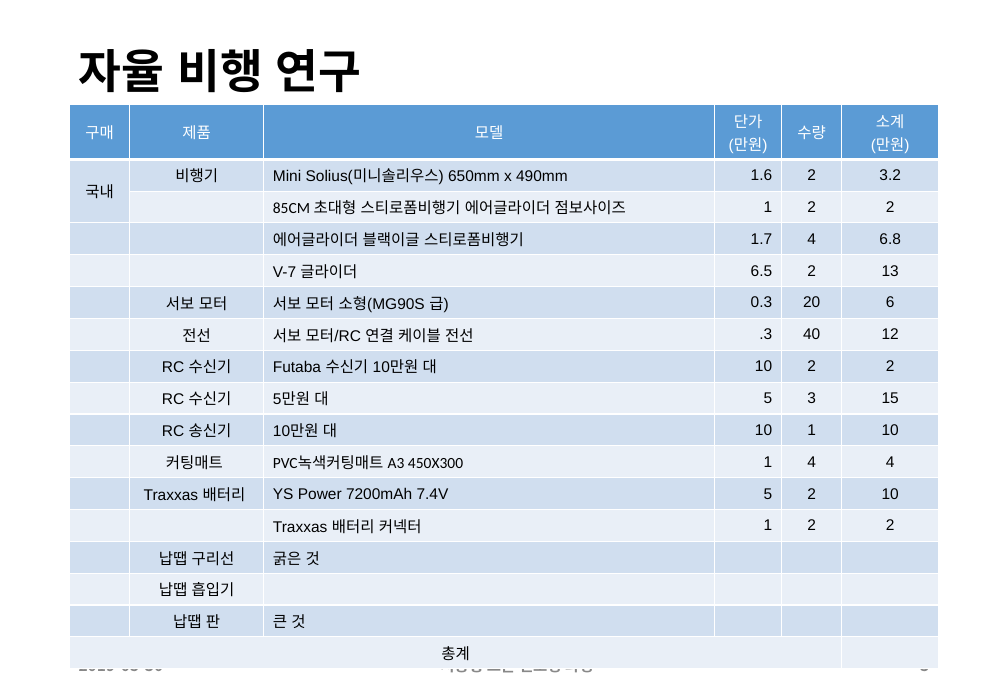
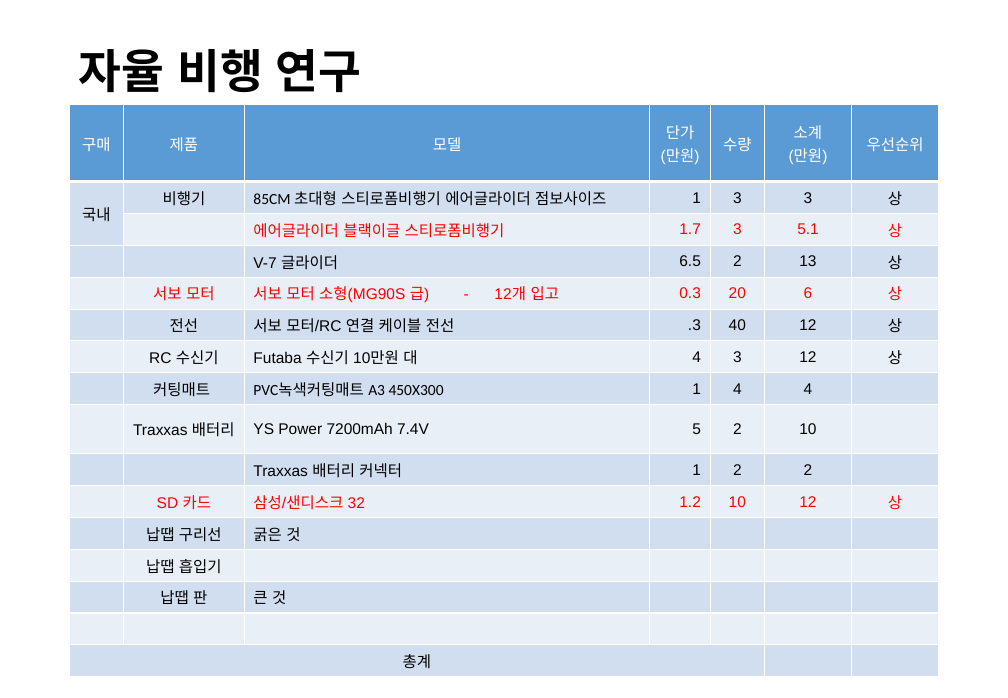
Before and after one commit to sunabove/autopilot_doc, a slide deck: slide 3 of 120 구매/109 자율비행 구매 계획서 9월 2주 V1.0.pptx. Drawn at 1008x698 pixels with LibreOffice and Linux fonts; fonts in the diff are those of the drawing. Boxes give left, top, right and bottom in pixels: in the first picture for what was removed or moved away, otherwise in the second. Text is boxed around its words. In the diff, an @@ line names an element or a change of style, - is before the commit and + after.

```diff
--- a/120 구매/109 자율비행 구매 계획서 9월 2주 V1.0.pptx
+++ b/120 구매/109 자율비행 구매 계획서 9월 2주 V1.0.pptx
@@ table at bbox=[69, 105, 938, 672] @@
-구매 | 제품 | 모델 | 단가 / (만원) | 수량 | 소계 / (만원)
-국내 | 비행기 | Mini Solius(미니솔리우스) 650mm x 490mm | 1.6 | 2 | 3.2
- |  | 85CM 초대형 스티로폼비행기 에어글라이더 점보사이즈 | 1 | 2 | 2
- |  | 에어글라이더 블랙이글 스티로폼비행기 | 1.7 | 4 | 6.8
- |  | V-7 글라이더 | 6.5 | 2 | 13
- | 서보 모터 | 서보 모터 소형(MG90S 급) | 0.3 | 20 | 6
- | 전선 | 서보 모터/RC 연결 케이블 전선 | .3 | 40 | 12
- | RC 수신기 | Futaba 수신기 10만원 대 | 10 | 2 | 2
- | RC 수신기 | 5만원 대 | 5 | 3 | 15
- | RC 송신기 | 10만원 대 | 10 | 1 | 10
- | 커팅매트 | PVC녹색커팅매트 A3 450X300 | 1 | 4 | 4
- | Traxxas 배터리 | YS Power 7200mAh 7.4V | 5 | 2 | 10
- |  | Traxxas 배터리 커넥터 | 1 | 2 | 2
- | 납땝 구리선 | 굵은 것 |  |  | 
- | 납땝 흡입기 |  |  |  | 
- | 납땝 판 | 큰 것 |  |  | 
-총계 |  |  |  |  | 
+구매 | 제품 | 모델 | 단가 / (만원) | 수량 | 소계 / (만원) | 우선순위
+국내 | 비행기 | 85CM 초대형 스티로폼비행기 에어글라이더 점보사이즈 | 1 | 3 | 3 | 상
+ |  | 에어글라이더 블랙이글 스티로폼비행기 | 1.7 | 3 | 5.1 | 상
+ |  | V-7 글라이더 | 6.5 | 2 | 13 | 상
+ | 서보 모터 | 서보 모터 소형(MG90S 급) - 12개 입고 | 0.3 | 20 | 6 | 상
+ | 전선 | 서보 모터/RC 연결 케이블 전선 | .3 | 40 | 12 | 상
+ | RC 수신기 | Futaba 수신기 10만원 대 | 4 | 3 | 12 | 상
+ | 커팅매트 | PVC녹색커팅매트 A3 450X300 | 1 | 4 | 4 | 
+ | Traxxas 배터리 | YS Power 7200mAh 7.4V | 5 | 2 | 10 | 
+ |  | Traxxas 배터리 커넥터 | 1 | 2 | 2 | 
+ | SD 카드 | 삼성/샌디스크 32 | 1.2 | 10 | 12 | 상
+ | 납땝 구리선 | 굵은 것 |  |  |  | 
+ | 납땝 흡입기 |  |  |  |  | 
+ | 납땝 판 | 큰 것 |  |  |  | 
+ |  |  |  |  |  | 
+총계 |  |  |  |  |  | 
@@ text removed at bbox=[440, 656, 593, 673] @@
-지능형 드론 멘토링 과정
@@ text removed at bbox=[79, 669, 164, 671] @@
-2019-05-30
@@ page number removed at bbox=[920, 669, 929, 671] @@
-3
```
Also in this commit, not shown: 1 other slide changed, 10 other files.
